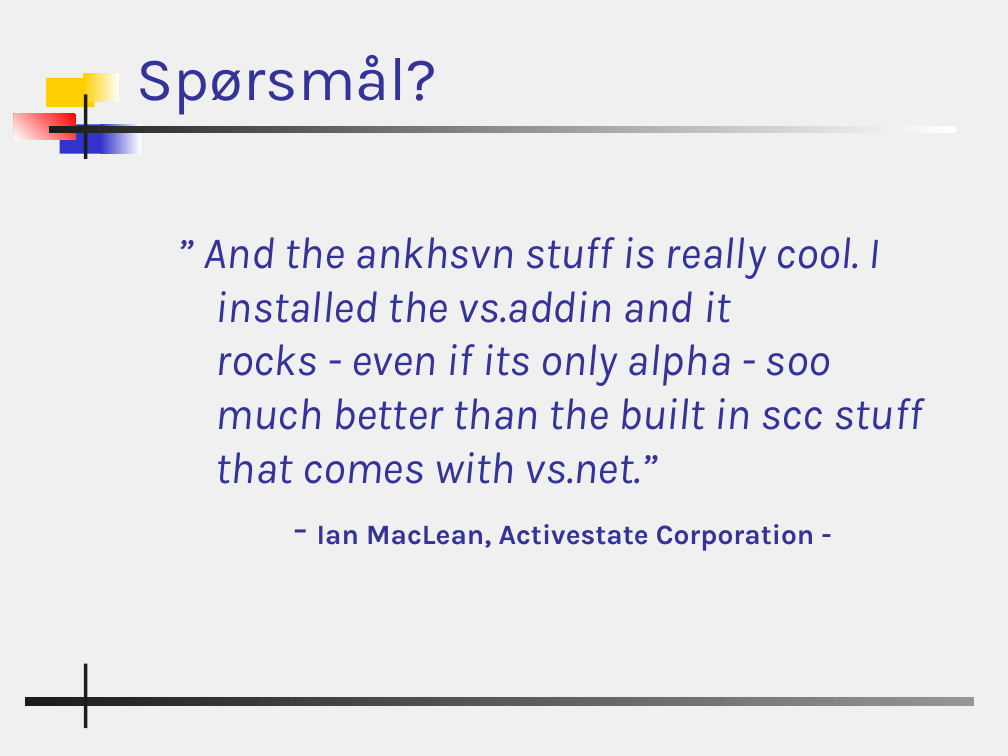
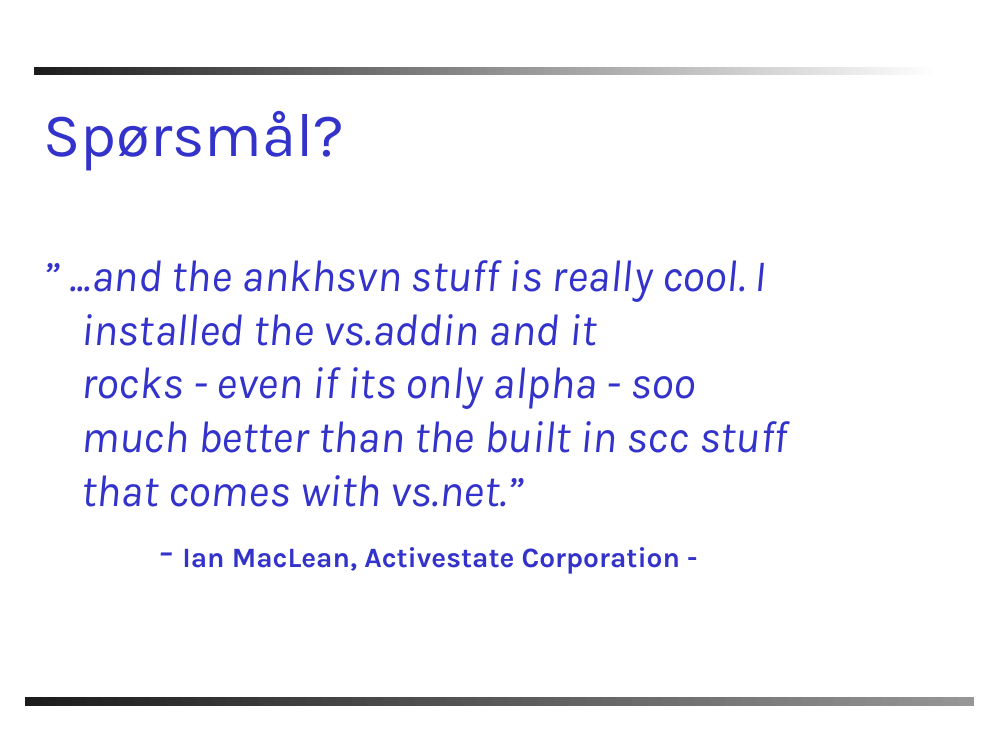
Before and after one commit to windygu/AnkhSVN, a slide deck: slide 24 of doc/powerpoint/Subversion_addin_for_VS.NET.ppt. Drawn at 1008x756 pixels with LibreOffice and Linux fonts; fonts in the diff are those of the drawing; background and template pictures are left out. Boxes give left, top, right and bottom in pixels: in the first picture for what was removed or moved away, otherwise in the second. Text is boxed around its words. In the diff, an @@ line names an element or a change of style, - is before the commit and + after.

```diff
--- a/doc/powerpoint/Subversion_addin_for_VS.NET.ppt
+++ b/doc/powerpoint/Subversion_addin_for_VS.NET.ppt
@@ background #F0F0F0 to #FFFFFF @@
@@ title "Spørsmål?": place and size @@
-title "Spørsmål?" at [137,55,438,115]
+title "Spørsmål?" at [43,111,344,171]
@@ title "Spørsmål?" at [43,111,344,171]: text colour #333399 to #3333CC @@
@@ rectangle: place and size @@
-rectangle at [48,126,956,134]
+rectangle at [33,68,940,76]
@@ rectangle removed at [46,78,95,107] @@
@@ rectangle removed at [84,73,120,102] @@
@@ rectangle removed at [14,114,76,140] @@
@@ rectangle removed at [84,95,87,159] @@
@@ rectangle removed at [59,124,106,153] @@
@@ rectangle removed at [101,124,141,153] @@
@@ text "” ...and the ankhsvn stuff ...": place and size @@
-text "” ...and the ankhsvn stuff ..." at [204,237,922,551]
+text "” ...and the ankhsvn stuff ..." at [69,260,787,574]
@@ text at [69,260,787,507]: text changed; text colour #333399 to #3333CC @@
-” And the ankhsvn stuff is really cool. I installed the vs.addin and it
-rocks - even if its only alpha - soo much better than the built in scc stuff that comes with vs.net.”
+” ...and the ankhsvn stuff is really cool. I installed the vs.addin and it
+rocks - even if its only alpha - soo much better than the built in scc stuff that comes with vs.net.”
@@ text at [182,547,681,574]: text colour #333399 to #3333CC in "- Ian MacLean, Activestate Corporation -" @@
@@ rectangle removed at [84,663,87,728] @@
```
Also in this commit, not shown: 22 other slides changed, 1 slide added, 1 slide removed.
